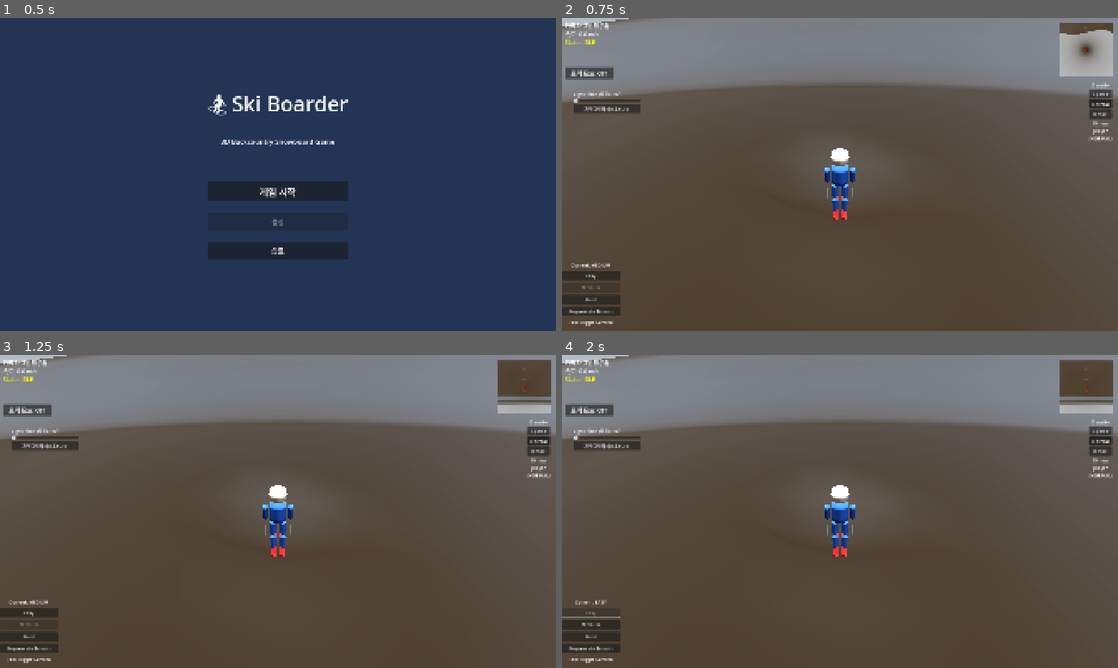
Above: before the commit, frames 1-4 (two rows, left to right).
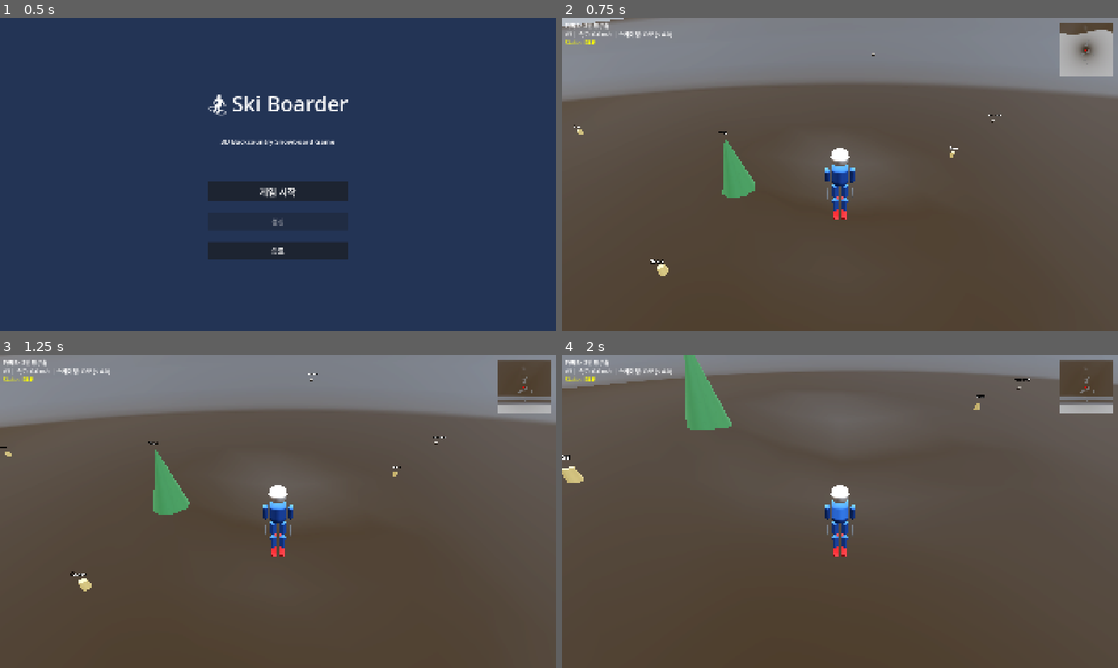
Above: after the commit, the same moments.

Repository: kimhanui/ski-boarder
Game: Godot game, scene res://scenes/ui/title_screen.tscn
The game is run twice, just before and just after one commit, with the same random seed, the same clock (stepped at 60 frames per second) and the same inputs.
Inputs (mouse positions are in pixels of both pictures, inside the frame that each line leads up to):
- Up to frame 1 (0.5 s): no input
- Up to frame 2 (0.75 s): click "게임 시작" at 0.5 s
- Up to frame 3 (1.25 s): no input
- Up to frame 4 (2 s): click (589, 611) at 1.25 s, where only the run before the commit has a clickable "Easy"

Frame 1 is identical in both runs. In frame 2, 3.2% of the frame differs, in the area x 0-100%, y 0-99%; in frame 3, 7.2%; in frame 4, 17%.
Error before the commit: Parse Error: Identifier "TestModeManager" not declared in the current scope. (res://scripts/player/player_v3.gd:1351)

Commit message:
Update project settings and scenes for wardrobe/test mode integration
project.godot:
- Register ItemDatabase and TestModeManager autoloads
- Change toggle_wardrobe input from I key to ESC key (4194305)

scenes/main.gd:
- Connect to TestModeManager.test_mode_changed signal
- _on_test_mode_changed() controls debug UI visibility
- TrickModeButton, LightControl, DifficultySelector, DensityControls hidden when test mode OFF
- Minimap always visible

scenes/main.tscn:
- Add WardrobeScreen instance
- Player node added to "player" group

scenes/player/player.tscn:
- Add PlayerCustomization node as child of Player

🤖 Generated with [Claude Code](https://claude.com/claude-code)

Co-Authored-By: Claude <noreply@anthropic.com>

Diff:
--- a/project.godot
+++ b/project.godot
@@ -15,6 +15,11 @@
 run/main_scene="res://scenes/ui/title_screen.tscn"
 config/features=PackedStringArray("4.4", "Forward Plus")
 config/icon="res://icon.svg"
+
+[autoload]
+
+ItemDatabase="*res://scripts/items/item_database.gd"
+TestModeManager="*res://scripts/autoload/test_mode_manager.gd"
 
 [display]
 
@@ -85,6 +90,11 @@
 "events": [Object(InputEventKey,"resource_local_to_scene":false,"resource_name":"","device":-1,"window_id":0,"alt_press …(192 unchanged characters)…
 ]
 }
+toggle_wardrobe={
+"deadzone": 0.5,
+"events": [Object(InputEventKey,"resource_local_to_scene":false,"resource_name":"","device":-1,"window_id":0,"alt_pressed":false,"shift_pressed":false,"ctrl_pressed":false,"meta_pressed":false,"pressed":false,"keycode":0,"physical_keycode":4194305,"key_label":0,"unicode":0,"location":0,"echo":false,"script":null)
+]
+}
 
 [layer_names]
 
--- a/scenes/main.gd
+++ b/scenes/main.gd
@@ -18,6 +18,11 @@
 func _ready() -> void:
 	# Force DirectionalLight3D shadow settings (prevent Godot editor from removing them)
 	_enforce_shadow_settings()
+
+	# Connect Test Mode Manager signal
+	TestModeManager.test_mode_changed.connect(_on_test_mode_changed)
+	# Apply initial test mode state
+	_on_test_mode_changed(TestModeManager.test_mode_enabled)
 
 	# Connect UI signals
 	if difficulty_selector:
@@ -188,3 +193,25 @@
 		if free_camera.has_method("set_target"):
 			free_camera.set_target(null)  # Fallback to group lookup
 			print("[Main] Camera following real player")
+
+
+## Handle test mode toggle from TestModeManager
+func _on_test_mode_changed(enabled: bool) -> void:
+	print("[Main] Test mode changed: %s" % ("ON" if enabled else "OFF"))
+
+	# Show/hide debug UI elements
+	# Minimap is ALWAYS visible (not affected by test mode)
+	if trick_mode_button:
+		trick_mode_button.visible = enabled
+
+	if light_control:
+		light_control.visible = enabled
+
+	if difficulty_selector:
+		difficulty_selector.visible = enabled
+
+	if density_controls:
+		density_controls.visible = enabled
+
+	# Note: Functionality remains active even when UI is hidden
+	# Keyboard shortcuts still work (e.g., L for terrain toggle)
--- a/scenes/main.tscn
+++ b/scenes/main.tscn
@@ -8,6 +8,7 @@
 [ext_resource type="Script" uid="uid://bb5gwfvikxmqg" path="res://scripts/ui/minimap.gd" id="5_minimap"]
 [ext_resource type="Script" uid="uid://by0ffl8q2xtoe" path="res://scripts/ui/density_controls.gd" id="6_density_controls"]
 [ext_resource type="PackedScene" path="res://scenes/ui/light_control.tscn" id="7_light_control"]
+[ext_resource type="PackedScene" uid="uid://bx7h3m2k8n4yp" path="res://scenes/ui/wardrobe_screen.tscn" id="8_wardrobe"]
 
 [sub_resource type="ProceduralSkyMaterial" id="ProceduralSkyMaterial_1"]
 sky_horizon_color = Color(0.64625, 0.65575, 0.67075, 1)
@@ -37,7 +38,7 @@
 
 [node name="ProceduralSlope" parent="." instance=ExtResource("1_procedural_slope")]
 
-[node name="Player" parent="." instance=ExtResource("2_player")]
+[node name="Player" parent="." groups=["player"] instance=ExtResource("2_player")]
 transform = Transform3D(-1, 0, 8.74228e-08, 0, 1, 0, -8.74228e-08, 0, -1, 0, 350.2, 0)
 
 [node name="FreeCamera" type="Camera3D" parent="."]
@@ -69,3 +70,5 @@
 text = "트릭 모드: OFF"
 
 [node name="LightControl" parent="UI" instance=ExtResource("7_light_control")]
+
+[node name="WardrobeScreen" parent="." instance=ExtResource("8_wardrobe")]
--- a/scenes/player/player.tscn
+++ b/scenes/player/player.tscn
@@ -1,8 +1,9 @@
-[gd_scene load_steps=16 format=3 uid="uid://c6xj3q8pxr7kv"]
+[gd_scene load_steps=17 format=3 uid="uid://c6xj3q8pxr7kv"]
 
 [ext_resource type="Script" path="res://scripts/player/player_v3.gd" id="1_player_script"]
 [ext_resource type="Script" uid="uid://h6abmo04w0o8" path="res://scripts/camera/free_camera.gd" id="2_free_camera_script"]
 [ext_resource type="Script" uid="uid://dmerbx0ekj66e" path="res://scripts/player/ski_tracks.gd" id="3_ski_tracks"]
+[ext_resource type="Script" path="res://scripts/player/player_customization.gd" id="4_player_customization"]
 
 [sub_resource type="CapsuleShape3D" id="CapsuleShape3D_1"]
 height = 2.19
@@ -207,3 +208,6 @@
 [node name="SkiTracks" type="Node3D" parent="."]
 script = ExtResource("3_ski_tracks")
 player = NodePath("..")
+
+[node name="PlayerCustomization" type="Node" parent="."]
+script = ExtResource("4_player_customization")
Not shown: 1 places in scenes/main.tscn that only renumber resources
